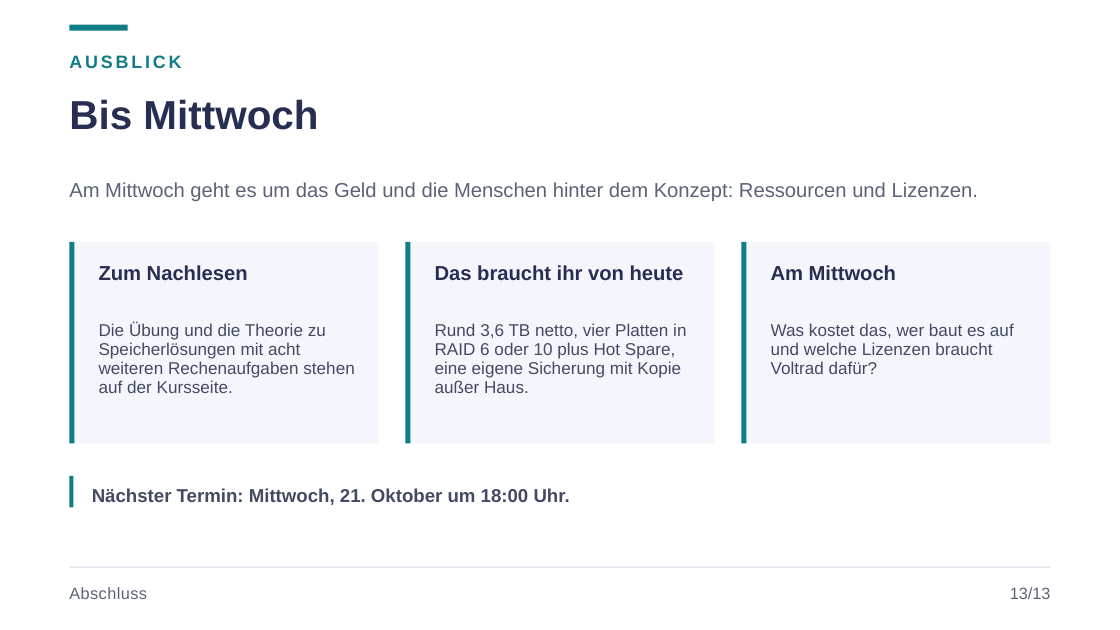
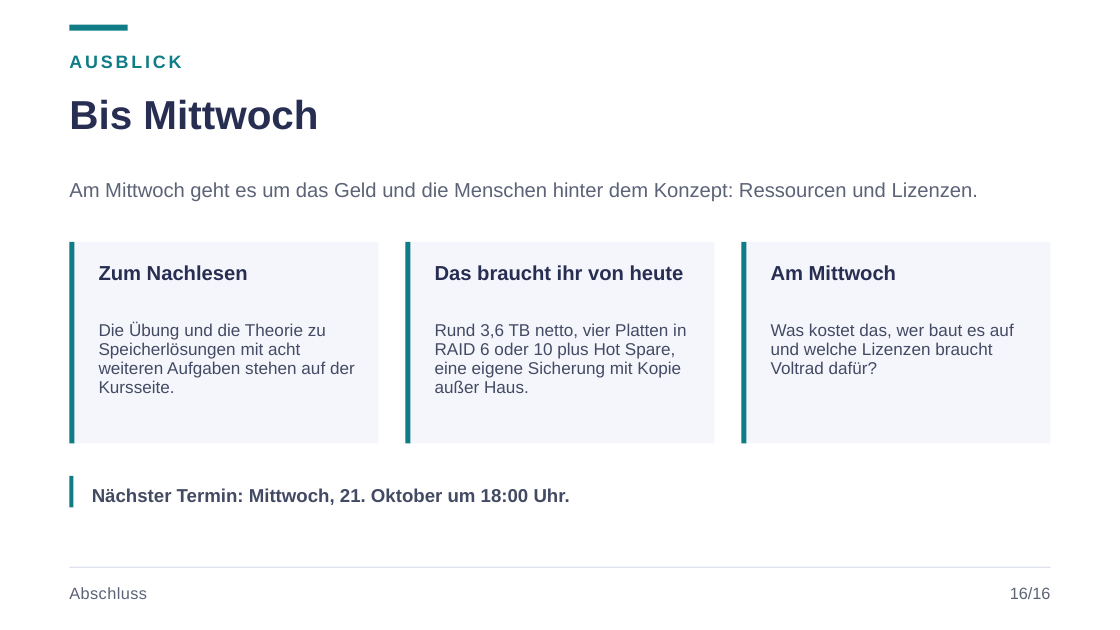
Before and after one commit to JacobMenge/kurs-unterlagen, a slide deck: slide 19 of folien/14-speicher.pptx (slide 16 before the commit). Drawn at 1120x630 pixels with LibreOffice and Linux fonts; fonts in the diff are those of the drawing. Boxes give left, top, right and bottom in pixels: in the first picture for what was removed or moved away, otherwise in the second. Text is boxed around its words. In the diff, an @@ line names an element or a change of style, - is before the commit and + after.

Commit message:
weniger praxis für speicher

```diff
--- a/folien/14-speicher.pptx
+++ b/folien/14-speicher.pptx
@@ text at [99,322,355,393]: text changed @@
-Die Übung und die Theorie zu Speicherlösungen mit acht weiteren Rechenaufgaben stehen auf der Kursseite.
+Die Übung und die Theorie zu Speicherlösungen mit acht weiteren Aufgaben stehen auf der Kursseite.
@@ text at [1010,587,1051,599]: text changed @@
-13/13
+16/16
```
Also in this commit, not shown: 12 other slides changed, 3 slides added, 9 other files.
